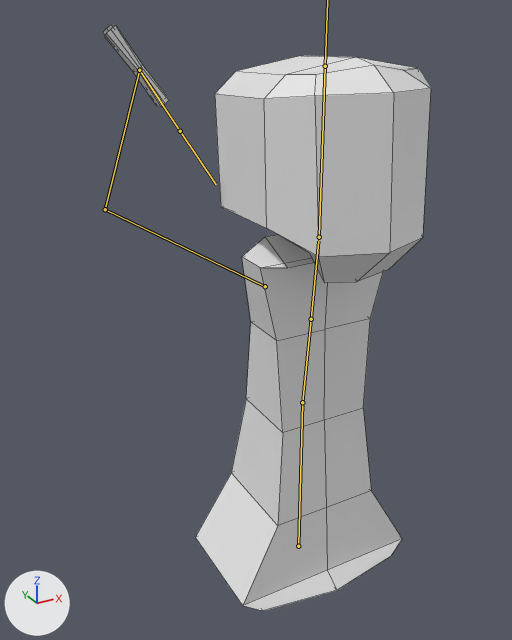
Renders of the FBX model _UnityProject/Dissertation/Assets/Models/Characters/Main_Character/sChar_2_final_3.fbx from each side of a commit.
Rendered twice from a camera (50 mm lens) standing at (-6.1, -9.34, 9.78) and looking at (-0.25, 1.3, 4.46). Lighting does not change. The marker at lower left points along +X, +Y and +Z. Both versions are drawn at frame 1 of the action 'Armature|ArmatureAction'; the numbers are the values there. The bones that bend it are drawn over the model as lines. Mesh edges are drawn as thin lines.
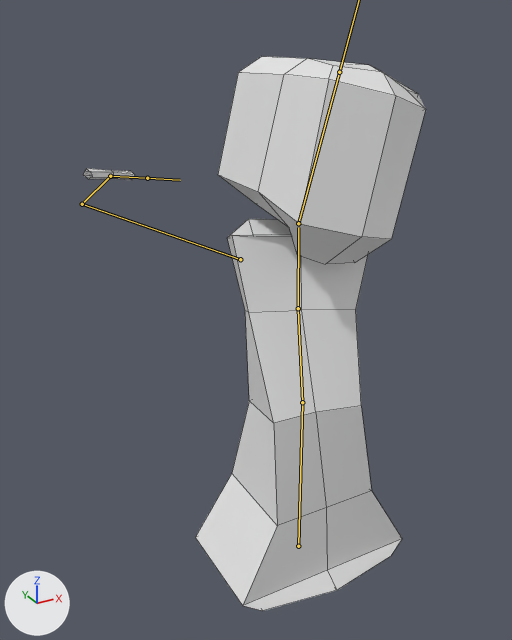
Location of each change, (x1, y1, x2, y2) in pixels of the pictures (512 x 640 px):
'Cube.001', posed: before (103, 25, 431, 611); after (83, 56, 426, 611)
bone 'stomach', root to tip: before (302, 402) to (311, 319); after (302, 402) to (298, 308)
bone 'chest', root to tip: before (311, 319) to (318, 241); after (298, 308) to (298, 227)
bone 'head', root to tip: before (319, 237) to (325, 66); after (298, 223) to (339, 72)
bone 'upperarm', root to tip: before (265, 286) to (105, 209); after (240, 259) to (82, 204)
bone 'forearm', root to tip: before (105, 209) to (139, 70); after (82, 204) to (110, 176)
bone 'hand', root to tip: before (139, 70) to (180, 131); after (110, 176) to (147, 178)

The edits, one by one:
Bone 'stomach' (bone_stomach) turns from (0, 0, 0) to (19, -16, -2) degrees about its own x, y and z.
Bone 'chest' (bone_chest) turns from (0, 0, 0) to (3, -9, 3) degrees about its own x, y and z.
Bone 'head' (bone_head) turns from (0, 0, 0) to (18, 28, -6) degrees about its own x, y and z.
Bone 'upperarm' (bone_upperarm) turns from (0, 0, 0) to (-12, 8, -15) degrees about its own x, y and z.
Bone 'forearm' (bone_forearm) turns from (0, 0, 0) to (-2, -25, 27) degrees about its own x, y and z.
Bone 'hand' (bone_hand) turns from (0, 0, 0) to (53, -34, 28) degrees about its own x, y and z.
